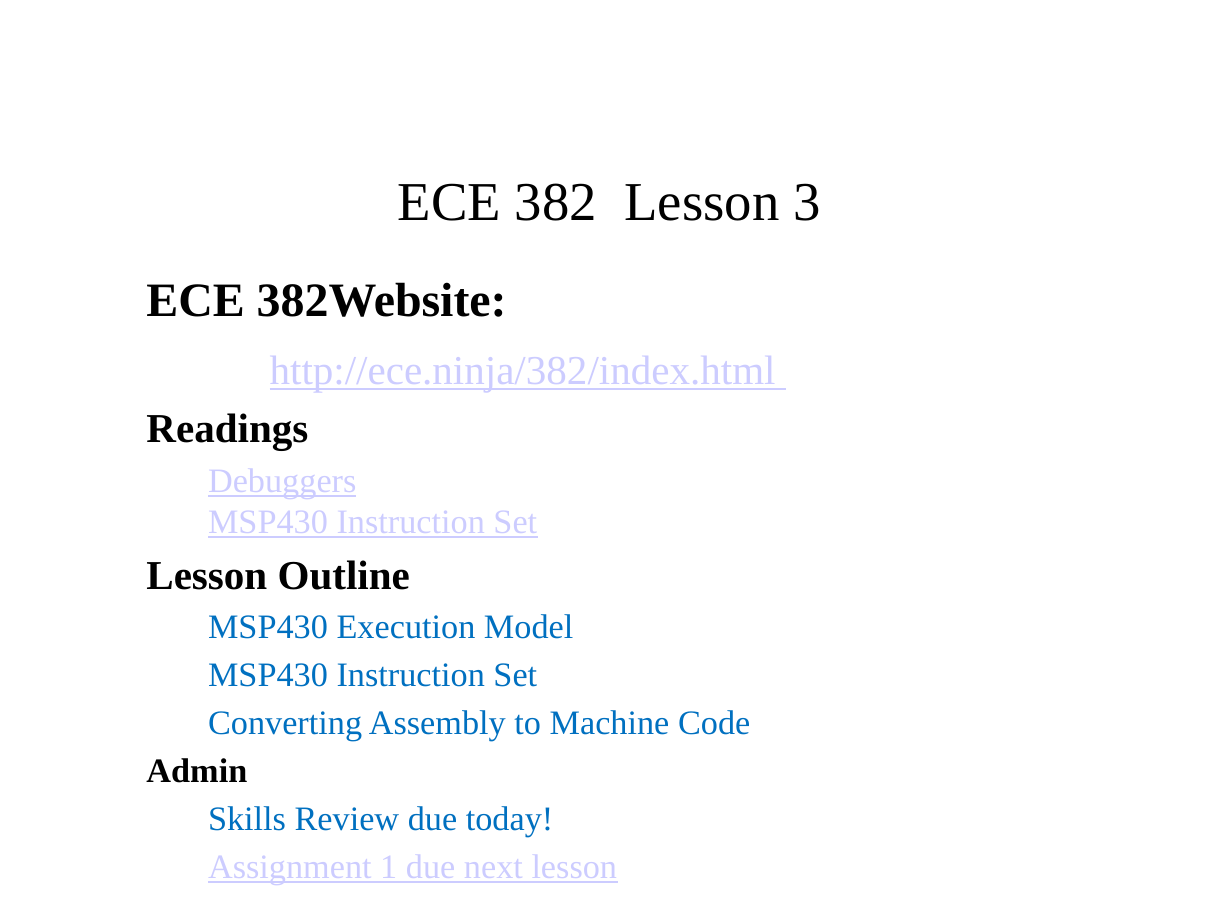
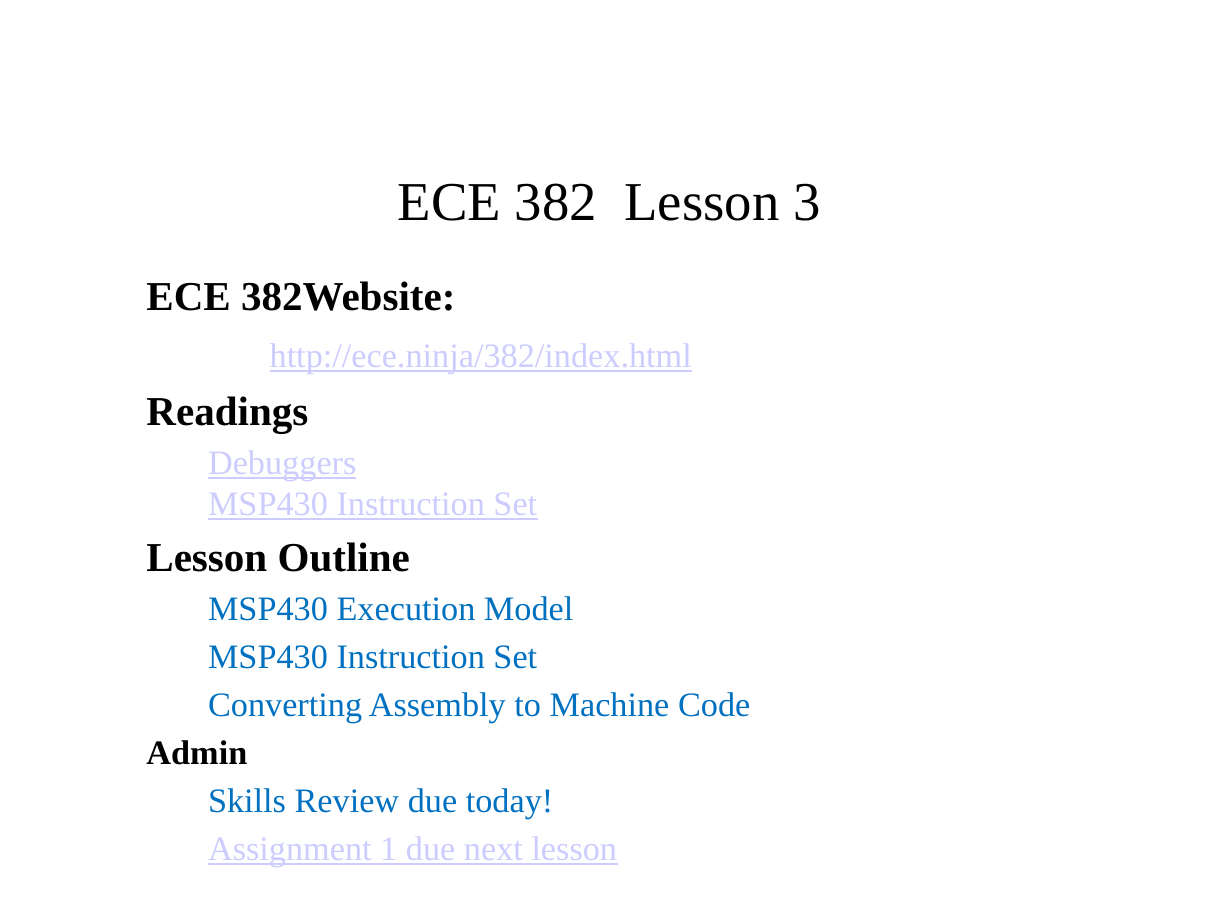
Before and after one commit to pw4rn3r/ECE382, a slide deck: slide 1 of notes/L3/Lsn3.pptx. Drawn at 1232x924 pixels with LibreOffice and Linux fonts; fonts in the diff are those of the drawing. Boxes give left, top, right and bottom in pixels: in the first picture for what was removed or moved away, otherwise in the second. Text is boxed around its words. In the diff, an @@ line names an element or a change of style, - is before the commit and + after.

Commit message:
updating lecture 3 slides

```diff
--- a/notes/L3/Lsn3.pptx
+++ b/notes/L3/Lsn3.pptx
@@ subtitle at bbox=[146, 281, 692, 374]: size 28 to 24 pt in "ECE 382Website:"; size 24 to 20 pt in "http://ece.ninja/382/index.html" @@
```
Also in this commit, not shown: 1 other slide changed, 4 slides added.
